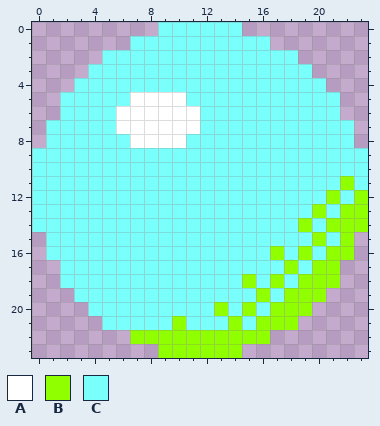
A pixel-art sprite gets an edit: Green Reaper/Assets/Sprites/UI/Slider/Slider Cap.png. This is how it looked before the edit.
The file is 24x24 pixels.
Palette (. is transparent): A #ffffff  B #90ff00  C #79fffc
Pixels before, first column x 0:
 0 .........CCCCCC.........
 1 .......CCCCCCCCCC.......
 2 .....CCCCCCCCCCCCCC.....
 3 ....CCCCCCCCCCCCCCCC....
 4 ...CCCCCCCCCCCCCCCCCC...
 5 ..CCCCCAAAACCCCCCCCCCC..
 6 ..CCCCAAAAAACCCCCCCCCC..
 7 .CCCCCAAAAAACCCCCCCCCCC.
 8 .CCCCCCAAAACCCCCCCCCCCC.
 9 CCCCCCCCCCCCCCCCCCCCCCCC
10 CCCCCCCCCCCCCCCCCCCCCCCC
11 CCCCCCCCCCCCCCCCCCCCCCBC
12 CCCCCCCCCCCCCCCCCCCCCBCB
13 CCCCCCCCCCCCCCCCCCCCBCBB
14 CCCCCCCCCCCCCCCCCCCBCBBB
15 .CCCCCCCCCCCCCCCCCCCBCB.
16 .CCCCCCCCCCCCCCCCBCBCBB.
17 ..CCCCCCCCCCCCCCCCBCBB..
18 ..CCCCCCCCCCCCCBCBCBBB..
19 ...CCCCCCCCCCCCCBCBBB...
20 ....CCCCCCCCCBCBCBBB....
21 .....CCCCCBCCCBCBBB.....
22 .......BBBBBBBBBB.......
23 .........BBBBBB.........
After:
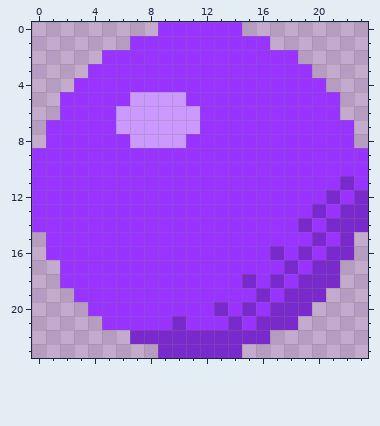
From old to new:
colour A: #ffffff -> #cc99ff
colour B: #90ff00 -> #7a29cc
colour C: #79fffc -> #9933ff
Changed places in both pictures, as pixel boxes (x1, y1, x2, y2):
changed: (32, 22, 368, 358)
